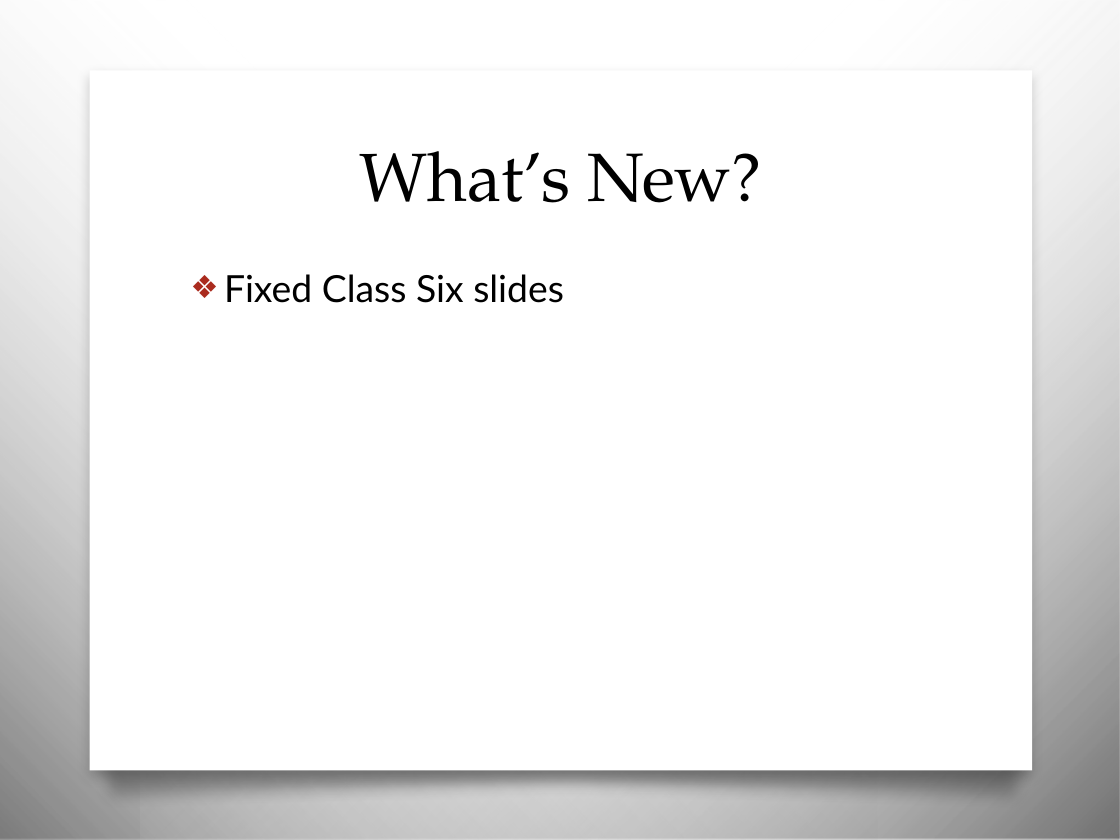
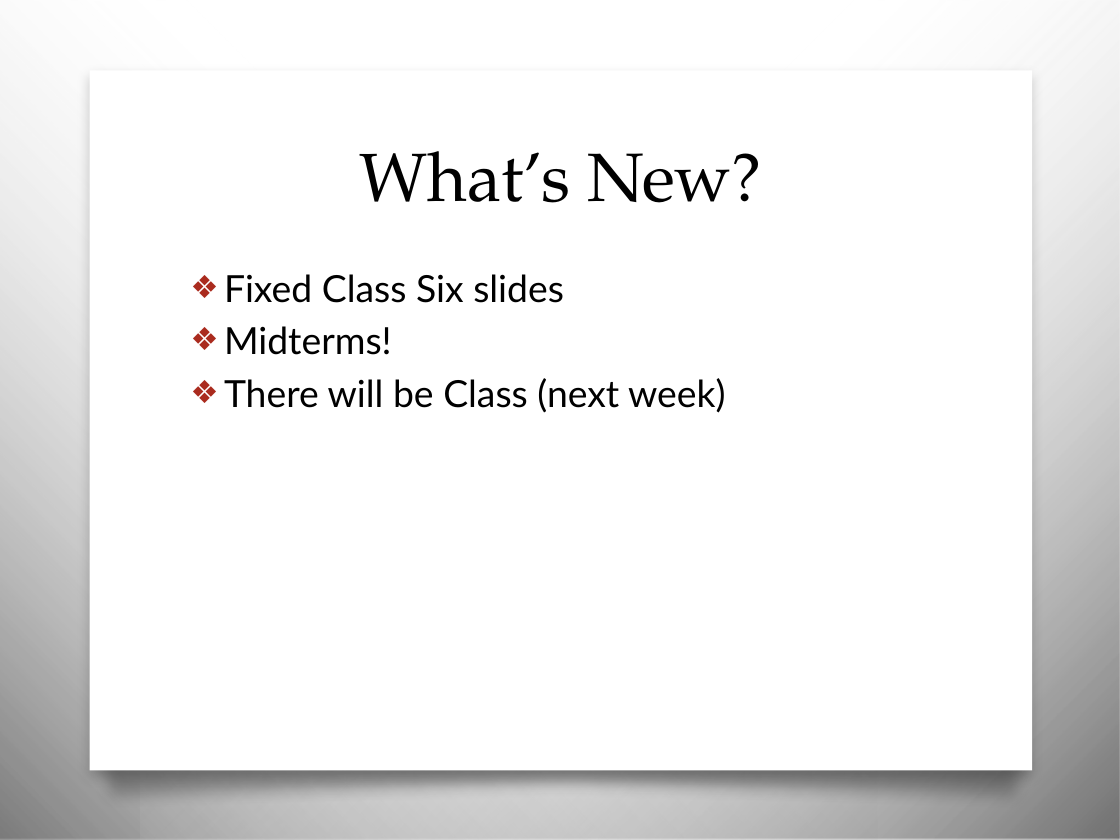
Before and after one commit to awayken/USF-ART329, a slide deck: slide 3 of slides/classseven/slides.pptx. Drawn at 1120x840 pixels with LibreOffice and Linux fonts; fonts in the diff are those of the drawing; background and template pictures are left out. Boxes give left, top, right and bottom in pixels: in the first picture for what was removed or moved away, otherwise in the second. Text is boxed around its words. In the diff, an @@ line names an element or a change of style, - is before the commit and + after.

Commit message:
Class tweaks, and update from validator check.

```diff
--- a/slides/classseven/slides.pptx
+++ b/slides/classseven/slides.pptx
@@ text at box(224, 326, 725, 413): paragraphs added @@
+❖ Midterms!
+❖ There will be Class (next week)
```
Also in this commit, not shown: 1 other slide changed, 1 slide added, 1 other file.
